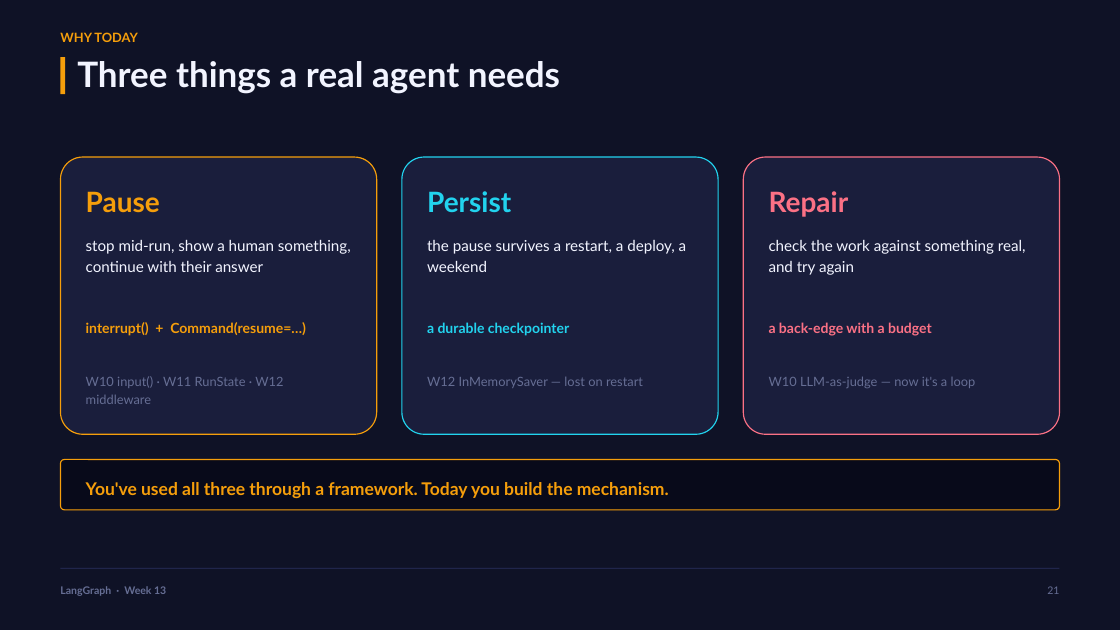
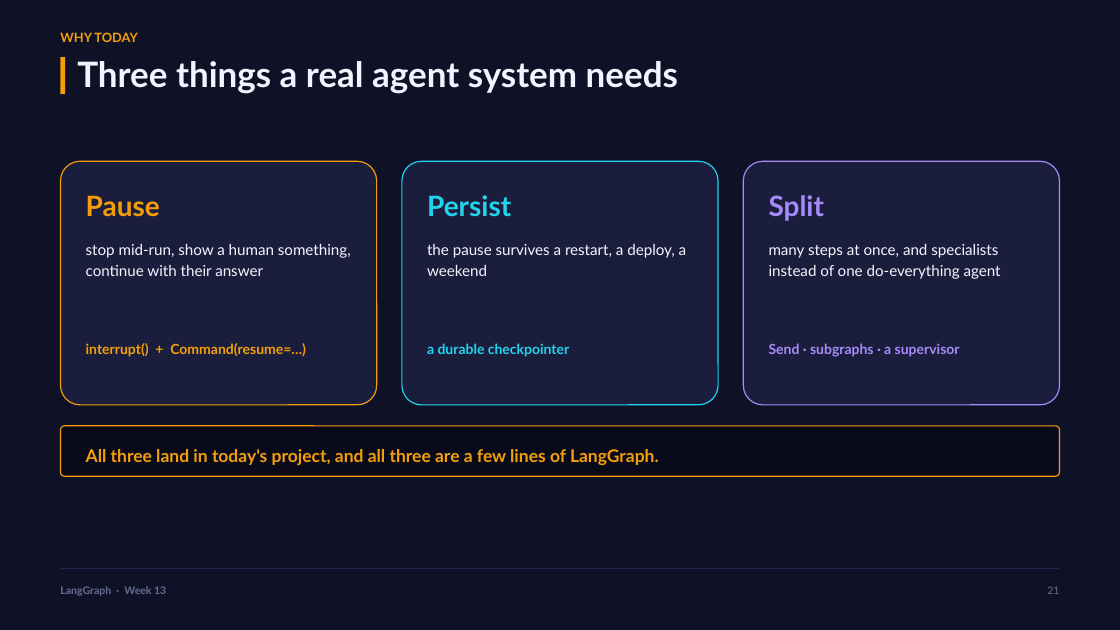
Before and after one commit to outskill-git/GenAIEngineering-Cohort6, a slide deck: slide 21 of Week13/LangGraph - Week 13.pptx. Drawn at 1120x630 pixels with LibreOffice and Linux fonts; fonts in the diff are those of the drawing. Boxes give left, top, right and bottom in pixels: in the first picture for what was removed or moved away, otherwise in the second. Text is boxed around its words. In the diff, an @@ line names an element or a change of style, - is before the commit and + after.

Commit message:
Week13: merge human-in-the-loop and multi-agent teams into one session-3 notebook and deck

```diff
--- a/Week13/LangGraph - Week 13.pptx
+++ b/Week13/LangGraph - Week 13.pptx
@@ text at (77,61,678,94): text changed @@
-Three things a real agent needs
+Three things a real agent system needs
@@ rounded rectangle: place and size @@
-rounded rectangle at (60,157,376,434)
+rounded rectangle at (60,161,376,405)
@@ rounded rectangle: place and size @@
-rounded rectangle at (402,157,718,434)
+rounded rectangle at (402,161,718,405)
@@ rounded rectangle: place and size @@
-rounded rectangle at (744,157,1060,434)
+rounded rectangle at (744,161,1060,405)
@@ rounded rectangle at (744,161,1060,405): outline #FB7185 1 pt to #A78BFA 1 pt @@
@@ text "Pause": place and size @@
-text "Pause" at (86,191,160,213)
+text "Pause" at (86,195,160,217)
@@ text "Persist": place and size @@
-text "Persist" at (427,191,511,212)
+text "Persist" at (427,195,511,216)
@@ text removed at (769,191,849,217) @@
-Repair
@@ text added at (769,195,824,221), 24 pt, text #A78BFA, bold @@
+Split
@@ text "stop mid-run, show a human ...": place and size @@
-text "stop mid-run, show a human ..." at (86,240,351,272)
+text "stop mid-run, show a human ..." at (86,244,351,276)
@@ text "the pause survives a restart, ...": place and size @@
-text "the pause survives a restart, ..." at (427,240,687,272)
+text "the pause survives a restart, ..." at (427,244,687,276)
@@ text removed at (769,240,1026,275) @@
-check the work against something real, and try again
@@ text added at (769,244,1001,279), 13 pt, text #F2F4FF @@
+many steps at once, and specialists instead of one do-everything agent
@@ text "interrupt() + Command(resume=…)": place and size @@
-text "interrupt() + Command(resume=…)" at (86,322,306,336)
+text "interrupt() + Command(resume=…)" at (86,343,306,357)
@@ text "a durable checkpointer": place and size @@
-text "a durable checkpointer" at (427,322,569,336)
+text "a durable checkpointer" at (427,343,569,357)
@@ text added at (769,343,960,357), 12 pt, text #A78BFA, bold @@
+Send · subgraphs · a supervisor
@@ text removed at (86,376,283,404) @@
-W10 input() · W11 RunState · W12 middleware
@@ text removed at (427,377,643,388) @@
-W12 InMemorySaver — lost on restart
@@ text removed at (769,377,976,388) @@
-W10 LLM-as-judge — now it's a loop
@@ rounded rectangle: place and size @@
-rounded rectangle at (60,460,1060,510)
+rounded rectangle at (60,426,1060,476)
@@ text at (86,449,659,465): text changed; size 12 to 15 pt; text colour #FB7185 to #F59E0B @@
-a back-edge with a budget
+All three land in today's project, and all three are a few lines of LangGraph.
@@ text removed at (86,482,669,498) @@
-You've used all three through a framework. Today you build the mechanism.
```
Also in this commit, not shown: 13 other slides changed, 3 slides added, 15 slides removed, 2 other files.
